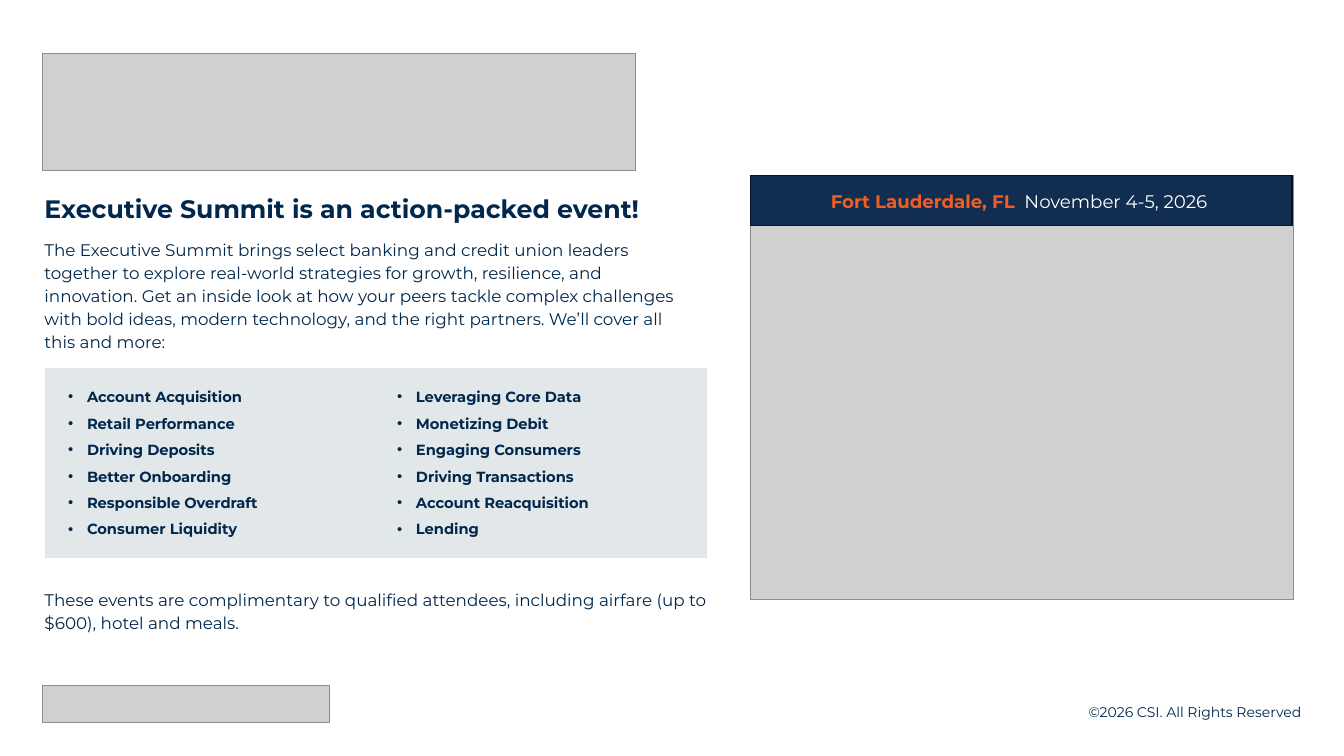
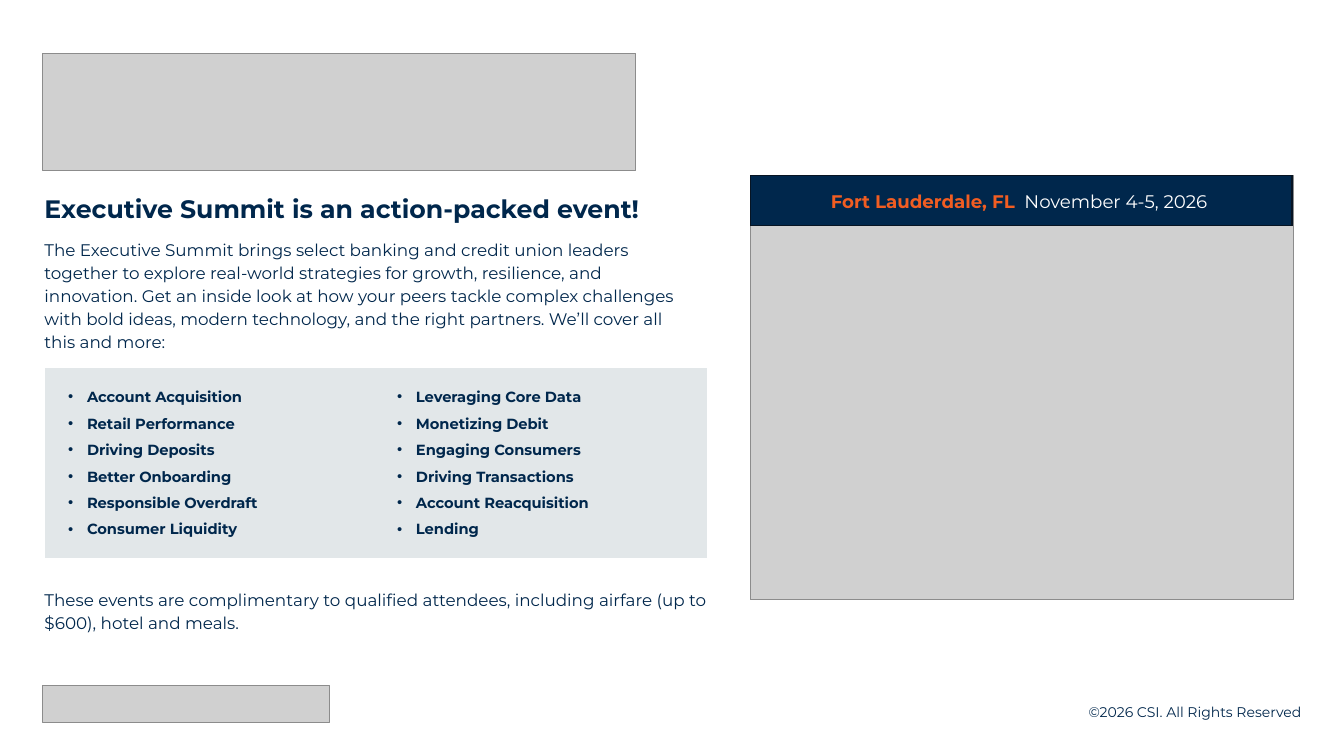
Before and after one commit to aburgard-csi/Velocity_Reporting, a slide deck: slide 1 of build/assets/summit_slide.pptx. Drawn at 1344x756 pixels with LibreOffice and Linux fonts; fonts in the diff are those of the drawing; grey boxes stand for pictures. Boxes give left, top, right and bottom in pixels: in the first picture for what was removed or moved away, otherwise in the second. Text is boxed around its words. In the diff, an @@ line names an element or a change of style, - is before the commit and + after.

```diff
--- a/build/assets/summit_slide.pptx
+++ b/build/assets/summit_slide.pptx
@@ rectangle at [751,175,1293,226]: fill #112E50 to #00274C @@
```
Also in this commit, not shown: 1 other file.
